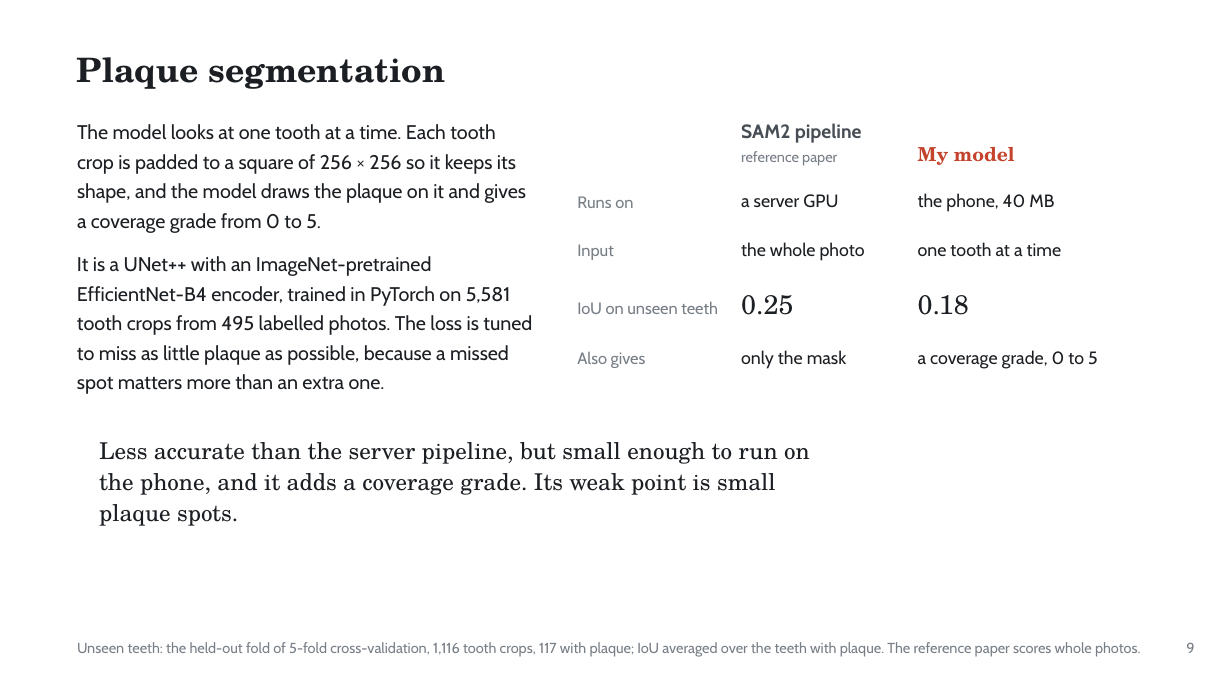
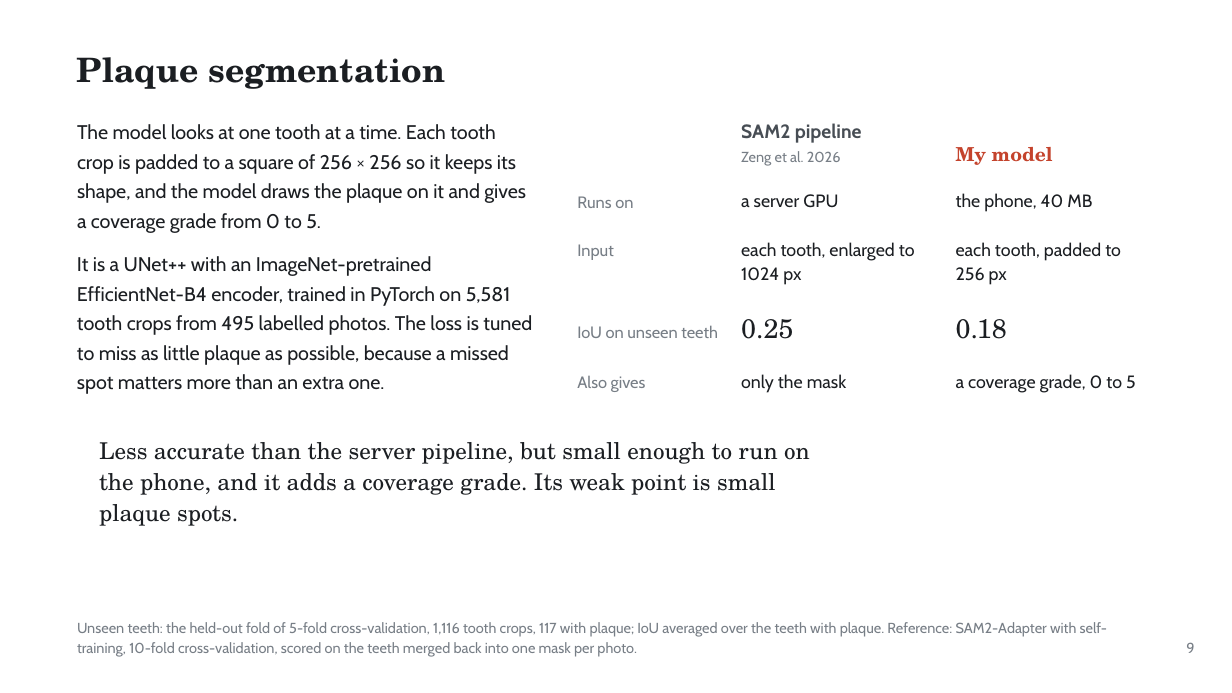
Before and after one commit to ertugrul-senturk/interactive-slides, a slide deck: slide 18 of public/decks/2026-11-smart-teeth.pptx. Drawn at 1232x693 pixels with LibreOffice and Linux fonts; fonts in the diff are those of the drawing; background and template pictures are left out. Boxes give left, top, right and bottom in pixels: in the first picture for what was removed or moved away, otherwise in the second. Text is boxed around its words. In the diff, an @@ line names an element or a change of style, - is before the commit and + after.

```diff
--- a/public/decks/2026-11-smart-teeth.pptx
+++ b/public/decks/2026-11-smart-teeth.pptx
@@ text at box(741, 123, 862, 166): text changed @@
-SAM2 pipeline
-reference paper
+SAM2 pipeline
+Zeng et al. 2026
@@ text "My model": place and size @@
-text "My model" at box(918, 147, 1015, 165)
+text "My model" at box(956, 147, 1053, 165)
@@ text "the phone, 40 MB": place and size @@
-text "the phone, 40 MB" at box(918, 193, 1054, 212)
+text "the phone, 40 MB" at box(956, 193, 1092, 212)
@@ text at box(741, 242, 915, 285): text changed @@
-the whole photo
+each tooth, enlarged to
+1024 px
@@ text at box(956, 242, 1121, 285): text changed @@
-one tooth at a time
+each tooth, padded to
+256 px
@@ 4 texts: place and size @@
-4 texts at box(577, 295, 847, 369)
+4 texts at box(577, 319, 847, 393)
@@ text "0.18": place and size @@
-text "0.18" at box(918, 295, 969, 315)
+text "0.18" at box(956, 319, 1007, 339)
@@ text "a coverage grade, 0 to ...": place and size @@
-text "a coverage grade, 0 to ..." at box(918, 350, 1098, 369)
+text "a coverage grade, 0 to ..." at box(956, 374, 1136, 393)
@@ text at box(77, 622, 1107, 657): text changed @@
-Unseen teeth: the held-out fold of 5-fold cross-validation, 1,116 tooth crops, 117 with plaque; IoU averaged over the teeth with plaque. The reference paper scores whole photos.
+Unseen teeth: the held-out fold of 5-fold cross-validation, 1,116 tooth crops, 117 with plaque; IoU averaged over the teeth with plaque. Reference: SAM2-Adapter with self-
+training, 10-fold cross-validation, scored on the teeth merged back into one mask per photo.
```
Also in this commit, not shown: 2 other slides changed, 5 other files.
